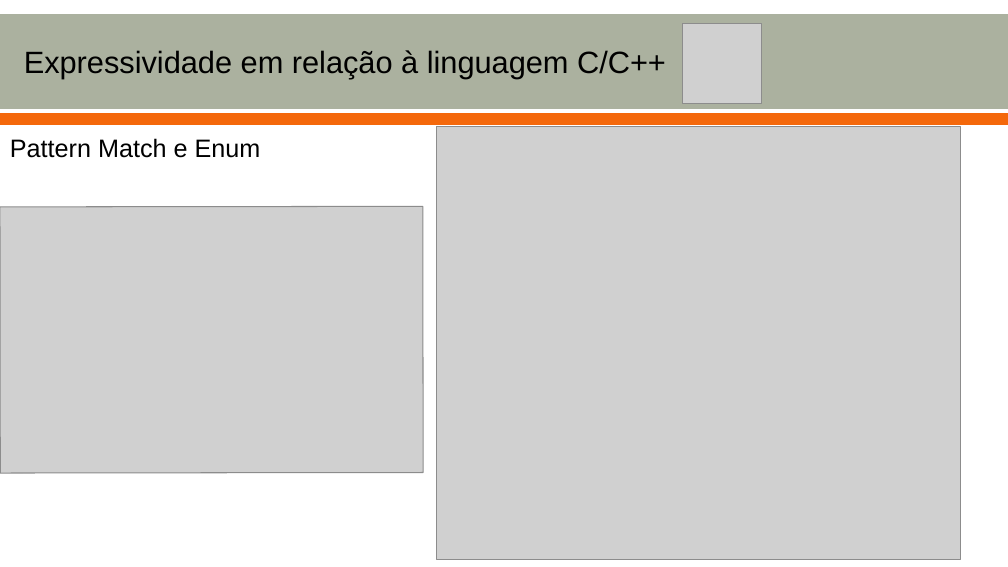
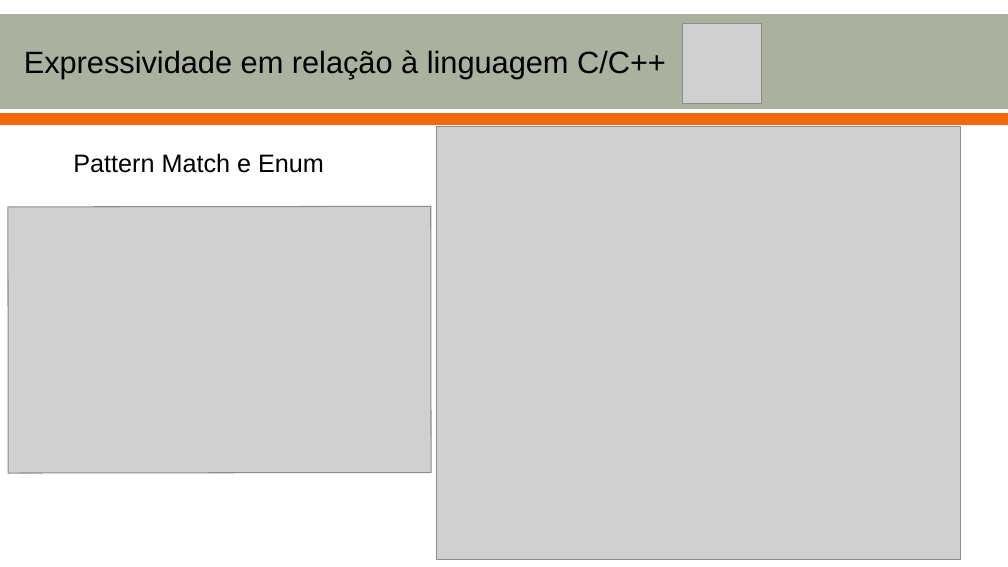
Before and after one commit to Matheustrk/EDL, a slide deck: slide 7 of tarefas/tarefa-02/slides.odp (slide 6 before the commit). Drawn at 1008x567 pixels with LibreOffice and Linux fonts; fonts in the diff are those of the drawing; grey boxes stand for pictures. Boxes give left, top, right and bottom in pixels: in the first picture for what was removed or moved away, otherwise in the second. Text is boxed around its words. In the diff, an @@ line names an element or a change of style, - is before the commit and + after.

Commit message:
+slide de pattern match

```diff
--- a/tarefas/tarefa-02/slides.odp
+++ b/tarefas/tarefa-02/slides.odp
@@ text "Pattern Match e Enum" moved from (x1=10, y1=138, x2=261, y2=158) to (x1=73, y1=153, x2=324, y2=173) @@
@@ picture moved from (x1=0, y1=206, x2=424, y2=473) to (x1=8, y1=206, x2=432, y2=473) @@
```
Also in this commit, not shown: 1 slide added.
